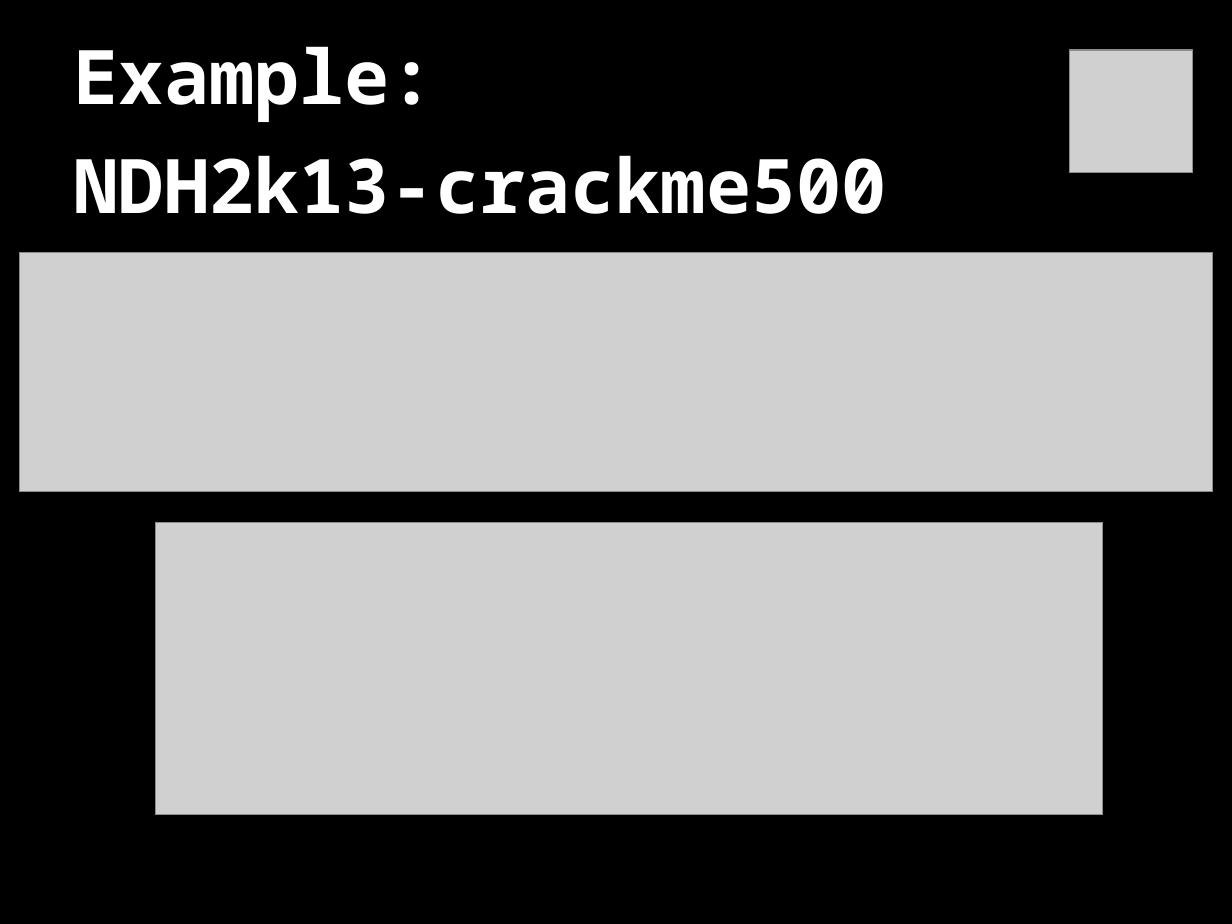
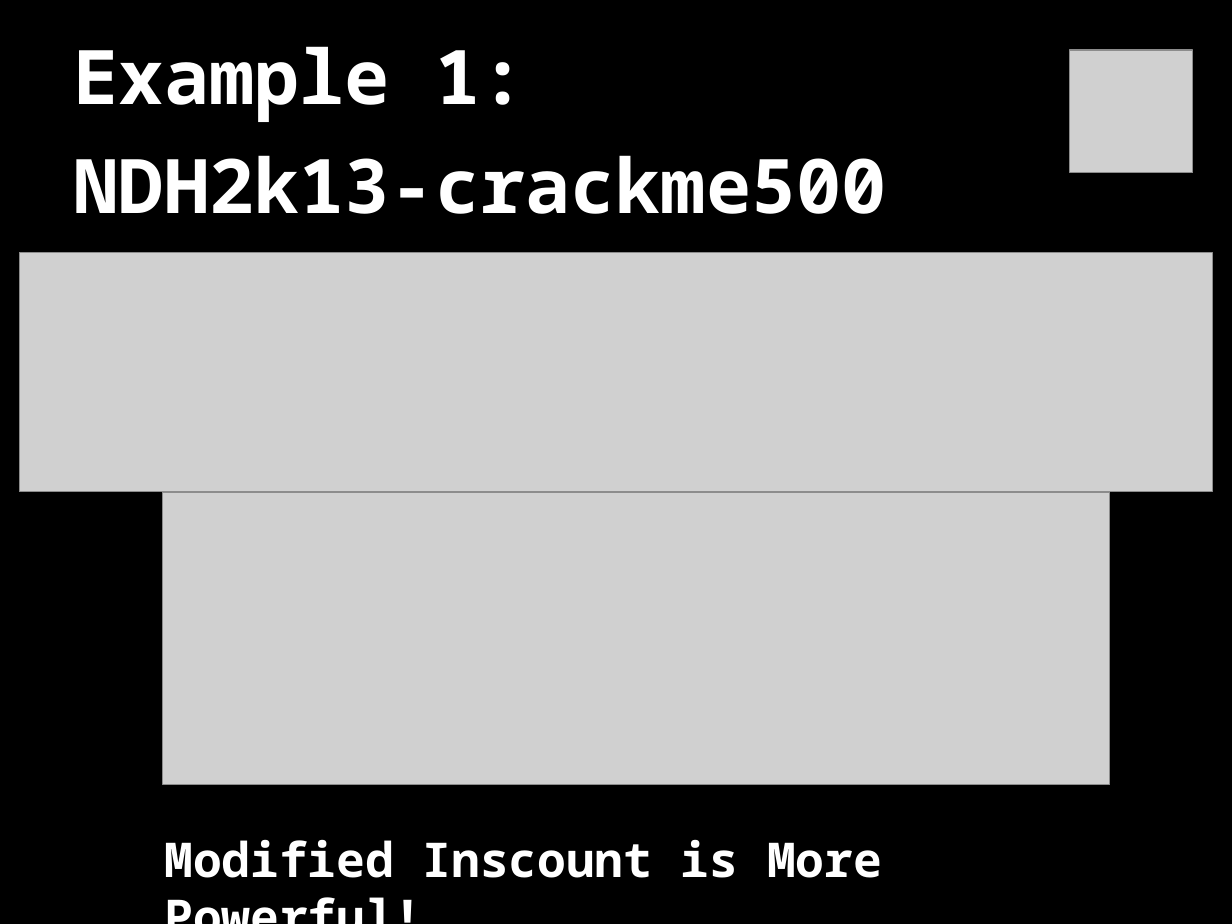
Before and after one commit to bash-c/pin-in-CTF, a slide deck: slide 9 of pin_in_CTF.ppt. Drawn at 1232x924 pixels with LibreOffice and Linux fonts; fonts in the diff are those of the drawing; grey boxes stand for pictures. Boxes give left, top, right and bottom in pixels: in the first picture for what was removed or moved away, otherwise in the second. Text is boxed around its words. In the diff, an @@ line names an element or a change of style, - is before the commit and + after.

```diff
--- a/pin_in_CTF.ppt
+++ b/pin_in_CTF.ppt
@@ title at (74, 46, 887, 214): text changed @@
-Example:
-NDH2k13-crackme500
+Example 1:
+NDH2k13-crackme500
@@ picture: place and size @@
-picture at (155, 522, 1103, 814)
+picture at (163, 492, 1110, 785)
@@ text added at (164, 839, 882, 878), 28 pt, text #FFFFFF, bold @@
+Modified Inscount is More Powerful!
```
Also in this commit, not shown: 2 other slides changed, 1 slide added, 1 other file.
